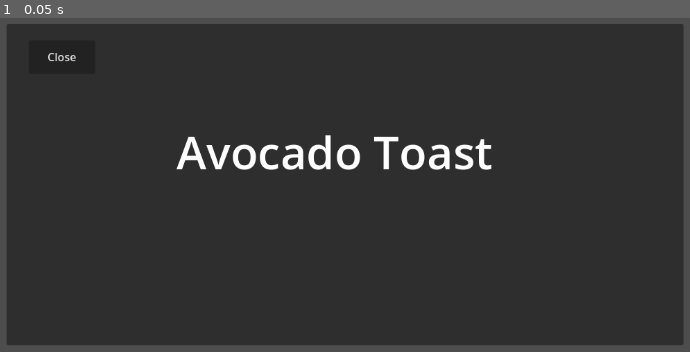
Above: before the commit, frame 1.
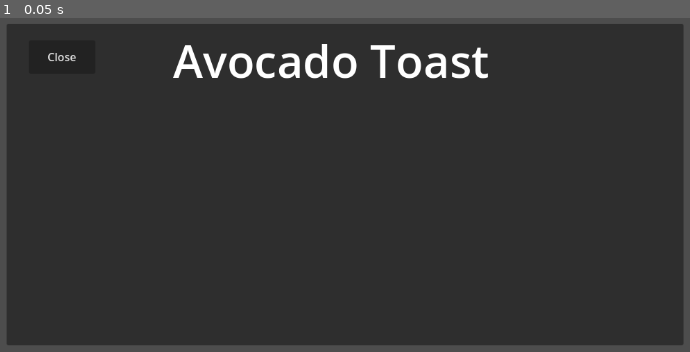
Above: after the commit, the same moment.

Repository: Benicio26/BirdGame
Game: Godot game, scene res://scenes/computer_shop.tscn
Same seed, same stepped clock (60 frames per second), same inputs: the game is played once before the commit and once after it. This scene is started directly instead of the project's main scene.
Inputs:
- Up to frame 1 (0.05 s): no input

The runs differ from the first frame. In frame 1, 3.5% of the frame differs, in the area x 25-72%, y 7-46%.

Commit message:
Created global script

Diff:
--- a/project.godot
+++ b/project.godot
@@ -14,6 +14,10 @@
 run/main_scene="res://scenes/main.tscn"
 config/features=PackedStringArray("4.3", "Forward Plus")
 config/icon="res://icon.svg"
+
+[autoload]
+
+Global="*res://scripts/global.gd"
 
 [display]
 
--- a/scenes/computer_shop.tscn
+++ b/scenes/computer_shop.tscn
@@ -32,10 +32,10 @@
 anchor_top = 0.5
 anchor_right = 0.5
 anchor_bottom = 0.5
-offset_left = -235.0
-offset_top = -128.0
-offset_right = 239.0
-offset_bottom = 24.0
+offset_left = -240.0
+offset_top = -260.0
+offset_right = 234.0
+offset_bottom = -108.0
 grow_horizontal = 2
 grow_vertical = 2
 theme_override_font_sizes/normal_font_size = 65
--- /dev/null
+++ b/scripts/global.gd
@@ -0,0 +1,35 @@
+extends Node
+
+# Global dictionary for birds,
+@onready var birds = {
+	0 : {
+		"name" : "Parakeet",
+		"color" : "red",
+		"lifespan" : randi_range(7,15),
+	},
+	1 : {
+		"name" : "Cockatiel",
+		"color" : "red",
+		"lifespan" : randi_range(15,30),
+	},
+	2 : {
+		"name" : "Dove",
+		"color" : "red",
+		"lifespan" : randi_range(8,15),
+	},
+	3 : {
+		"name" : "Canary",
+		"color" : "red",
+		"lifespan" : randi_range(9,10),
+	}
+}
+
+
+# Called when the node enters the scene tree for the first time.
+func _ready() -> void:
+	print(birds[0]["color"])
+
+
+# Called every frame. 'delta' is the elapsed time since the previous frame.
+func _process(delta: float) -> void:
+	pass
Not shown: 1 places in scenes/computer_shop.tscn that only renumber resources
Not shown, changed: README.md
